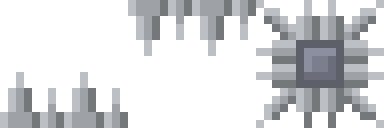
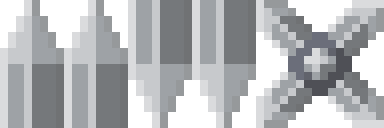
Layers edited between the first and the second 384px x 128px image:
renamed "Layer 6" to "Layer 10", painted on it over left=128, top=0, right=384, bottom=128
added layer "Layer 9" above "Layer 5" over left=0, top=0, right=128, bottom=128
painted on "Layer 5" over left=0, top=0, right=384, bottom=128
